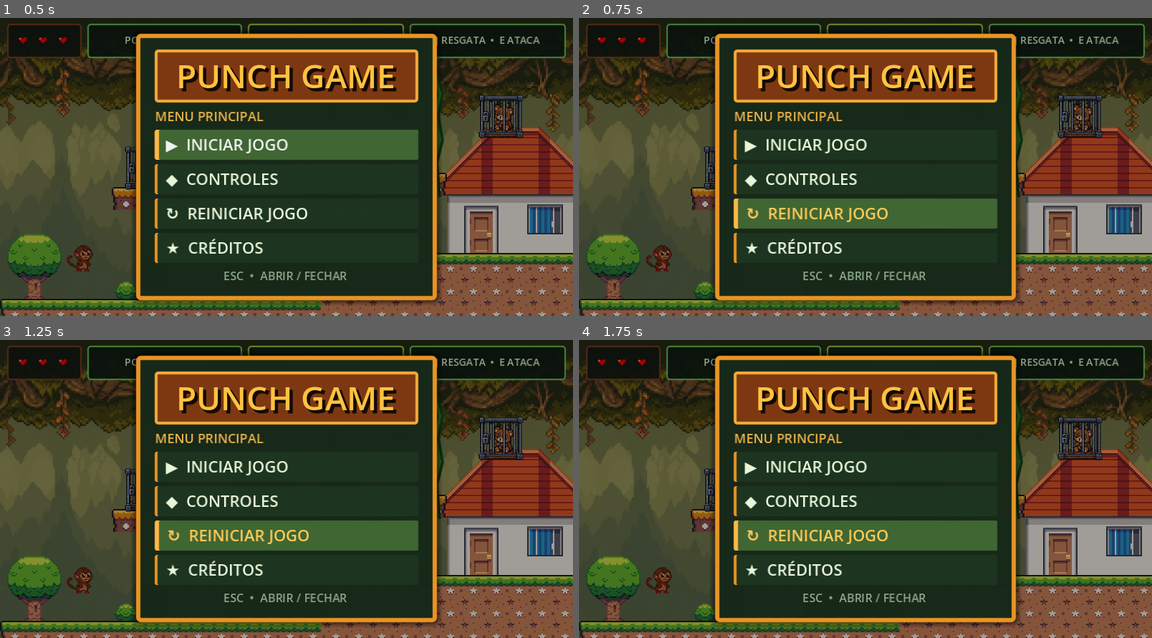
Above: before the commit, frames 1-4 (two rows, left to right).
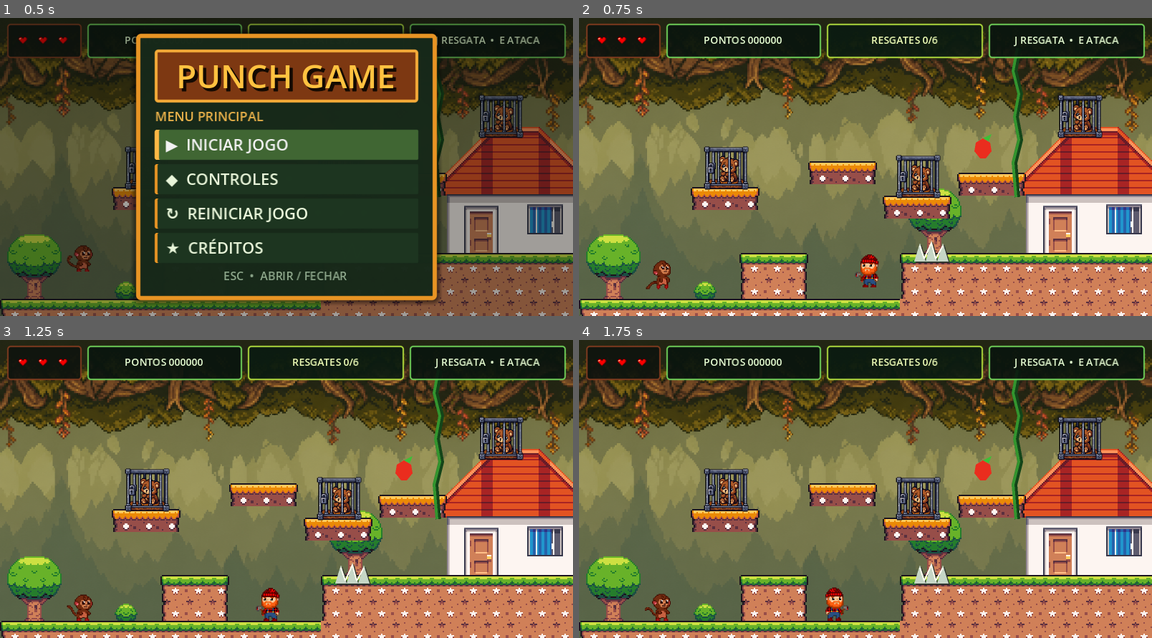
Above: after the commit, the same moments.

Repository: JhosefyRocha/PunchGame
Game: Godot game, scene res://PrimeiraCena.tscn
The game is run twice, just before and just after one commit, with the same random seed, the same clock (stepped at 60 frames per second) and the same inputs.
Inputs (mouse positions are in pixels of both pictures, inside the frame that each line leads up to):
- Up to frame 1 (0.5 s): no input
- Up to frame 2 (0.75 s): click "↻ REINICIAR JOGO" at 0.5 s
- Up to frame 3 (1.25 s): no input
- Up to frame 4 (1.75 s): click (865, 536) at 1.25 s, where only the run before the commit has a clickable "↻ REINICIAR JOGO"

Frame 1 is identical in both runs. In frame 2, 84% of the frame differs, in the area x 0-100%, y 1-100%; in frame 3, 84%; in frame 4, 84%.
Error before the commit: Invalid call. Nonexistent function 'reset_lives' in base 'Node (health_manager.gd)'. (res://entities/game_menu.gd:98)

Commit message:
fix(game-menu): reseta pontos, vidas e resgates ao reiniciar ou sair da fase

Diff:
--- a/entities/game_complete_menu.gd
+++ b/entities/game_complete_menu.gd
@@ -17,18 +17,14 @@
 
 
 func _on_play_again_button_pressed() -> void:
-	RescueManager.reset_run()
-	HealthManager.reset_lives()
-	ScoreManager.reset_score()
+	GameMenu.reset_run_state()
 	GameMenu.start_after_reload = true
 	get_tree().paused = false
-	get_tree().change_scene_to_file("res://PrimeiraCena.tscn")
+	get_tree().change_scene_to_file(GameMenu.FIRST_SCENE)
 
 
 func _on_menu_button_pressed() -> void:
-	RescueManager.reset_run()
-	HealthManager.reset_lives()
-	ScoreManager.reset_score()
+	GameMenu.reset_run_state()
 	GameMenu.start_after_reload = false
 	get_tree().paused = false
-	get_tree().change_scene_to_file("res://PrimeiraCena.tscn")
+	get_tree().change_scene_to_file(GameMenu.FIRST_SCENE)
--- a/entities/game_menu.gd
+++ b/entities/game_menu.gd
@@ -3,6 +3,19 @@
 class_name GameMenu
 
 static var start_after_reload := false
+
+const FIRST_SCENE := "res://PrimeiraCena.tscn"
+
+
+## Unico lugar que zera a partida inteira. Autoloads sobrevivem a troca de
+## cena, entao qualquer caminho que comece um run novo (morte, voltar ao menu,
+## jogar de novo) precisa passar por aqui -- senao pontos e resgates vazam
+## para a partida seguinte e as gaiolas ja abertas somem do mapa.
+static func reset_run_state() -> void:
+	HealthManager.reset_game_state()
+	ScoreManager.reset_game_state()
+	RescueManager.reset_game_state()
+
 
 @onready var death_tint: ColorRect = $Overlay/DeathTint
 @onready var menu_panel: PanelContainer = $Overlay/Center/MenuPanel
@@ -95,10 +108,12 @@
 
 
 func restart_game() -> void:
-	HealthManager.reset_lives()
+	# Volta para a fase 1: `reload_current_scene()` recarregaria a fase 2 com os
+	# resgates ja zerados, deixando a meta de 6/6 inalcancavel.
+	reset_run_state()
 	start_after_reload = true
 	get_tree().paused = false
-	get_tree().reload_current_scene()
+	get_tree().change_scene_to_file(FIRST_SCENE)
 
 
 func show_death_screen() -> void:
@@ -121,17 +136,15 @@
 
 
 func return_to_menu() -> void:
-	HealthManager.reset_lives()
+	reset_run_state()
 	start_after_reload = false
 	get_tree().paused = false
-	get_tree().reload_current_scene()
+	get_tree().change_scene_to_file(FIRST_SCENE)
 
 
 func _on_start_button_pressed() -> void:
-	if not run_was_started and get_tree().current_scene.scene_file_path == "res://PrimeiraCena.tscn":
-		RescueManager.reset_run()
-		HealthManager.reset_lives()
-		ScoreManager.reset_score()
+	if not run_was_started and get_tree().current_scene.scene_file_path == FIRST_SCENE:
+		reset_run_state()
 	run_was_started = true
 	start_game()
 
--- a/entities/level_complete_menu.gd
+++ b/entities/level_complete_menu.gd
@@ -27,6 +27,9 @@
 
 
 func _on_menu_button_pressed() -> void:
+	# Abandonar a fase no meio tambem encerra a partida: sem este reset o menu
+	# principal voltaria com os pontos e resgates da tentativa anterior.
+	GameMenu.reset_run_state()
 	get_tree().paused = false
 	GameMenu.start_after_reload = false
-	get_tree().change_scene_to_file("res://PrimeiraCena.tscn")
+	get_tree().change_scene_to_file(GameMenu.FIRST_SCENE)
